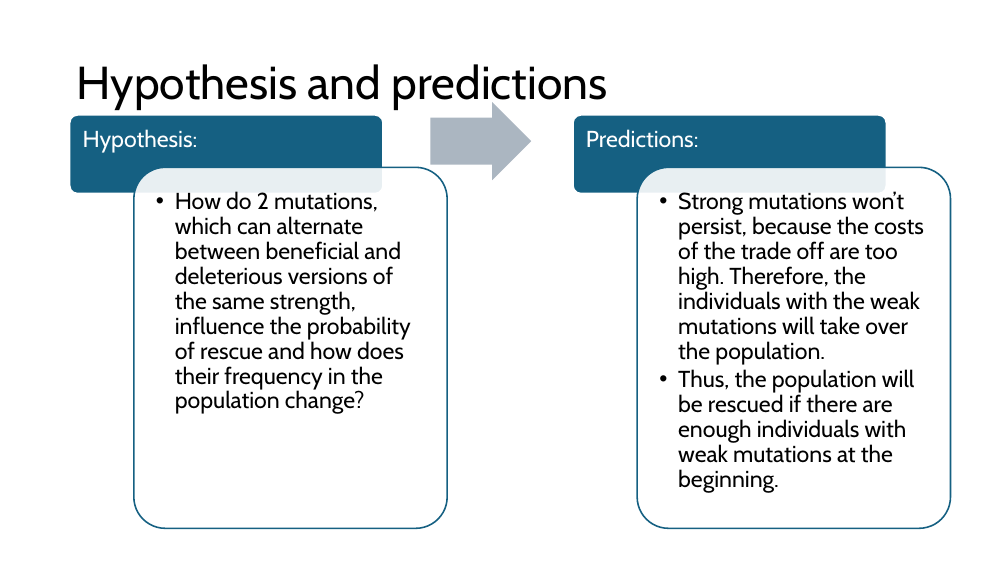
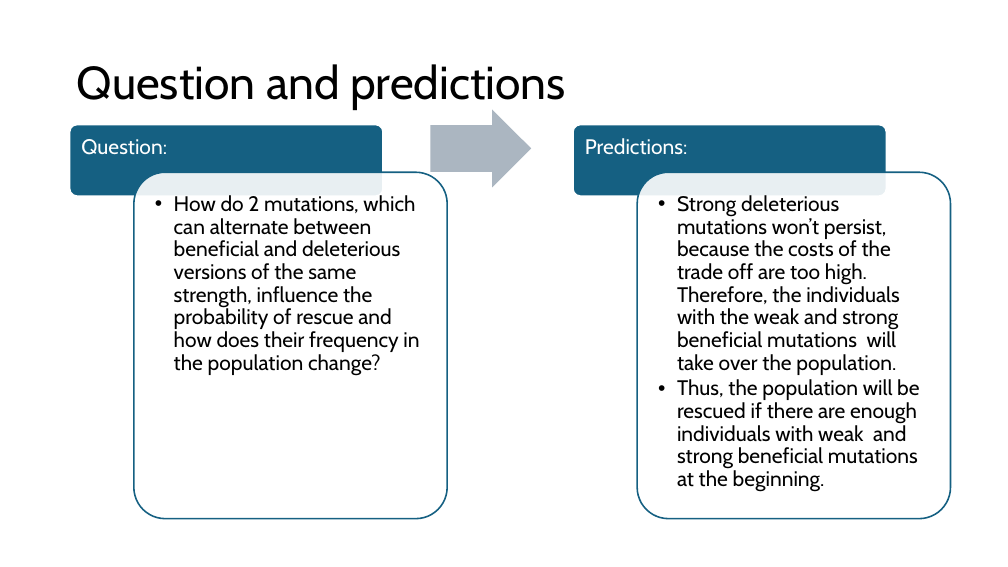
Before and after one commit to Julia-Eggenschwiler/THEEproject_Jaelle_Julia, a slide deck: slide 3 of THEE_project.pptx. Drawn at 1008x567 pixels with LibreOffice and Linux fonts; fonts in the diff are those of the drawing. Boxes give left, top, right and bottom in pixels: in the first picture for what was removed or moved away, otherwise in the second. Text is boxed around its words. In the diff, an @@ line names an element or a change of style, - is before the commit and + after.

Commit message:
update

```diff
--- a/THEE_project.pptx
+++ b/THEE_project.pptx
@@ title at box(77, 64, 566, 110): text changed @@
-Hypothesis and predictions
+Question and predictions
@@ right arrow: place and size @@
-right arrow at box(430, 102, 531, 180)
+right arrow at box(430, 110, 531, 188)
@@ rounded rectangle: place and size @@
-rounded rectangle at box(70, 115, 383, 194)
+rounded rectangle at box(70, 125, 383, 196)
@@ text added at box(81, 139, 167, 155), 20 pt, text #FFFFFF @@
+Question:
@@ text removed at box(83, 129, 198, 153) @@
-Hypothesis:
@@ text "Predictions:" at box(585, 138, 688, 155): size 22 to 20 pt @@
@@ text "Predictions:": place and size @@
-text "Predictions:" at box(586, 129, 699, 148)
+text "Predictions:" at box(585, 138, 688, 155)
@@ rounded rectangle: place and size @@
-rounded rectangle at box(573, 115, 886, 194)
+rounded rectangle at box(573, 125, 886, 196)
@@ rounded rectangle: place and size @@
-rounded rectangle at box(134, 167, 447, 528)
+rounded rectangle at box(134, 172, 447, 519)
@@ rounded rectangle: place and size @@
-rounded rectangle at box(637, 167, 951, 528)
+rounded rectangle at box(637, 172, 951, 519)
@@ text "How do 2 mutations, which ..." at box(174, 195, 419, 376): size 22 to 20 pt @@
@@ text at box(677, 195, 919, 492): text changed; size 22 to 20 pt @@
-  • Strong mutations won’t persist, because the costs of the trade off are too high. Therefore, the individuals with the weak mutations will take over the population.
-  • Thus, the population will be rescued if there are enough individuals with weak mutations at the beginning.
+  • Strong deleterious mutations won’t persist, because the costs of the trade off are too high. Therefore, the individuals with the weak and strong beneficial mutations will take over the population.
+  • Thus, the population will be rescued if there are enough individuals with weak and strong beneficial mutations at the beginning.
```
Also in this commit, not shown: 2 other slides changed.
